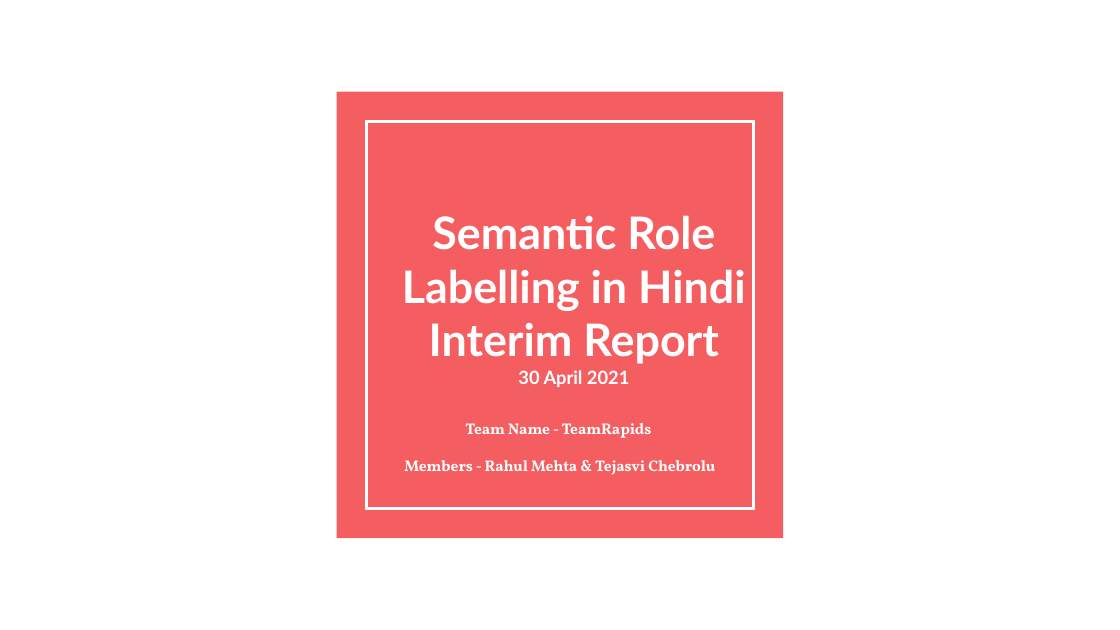
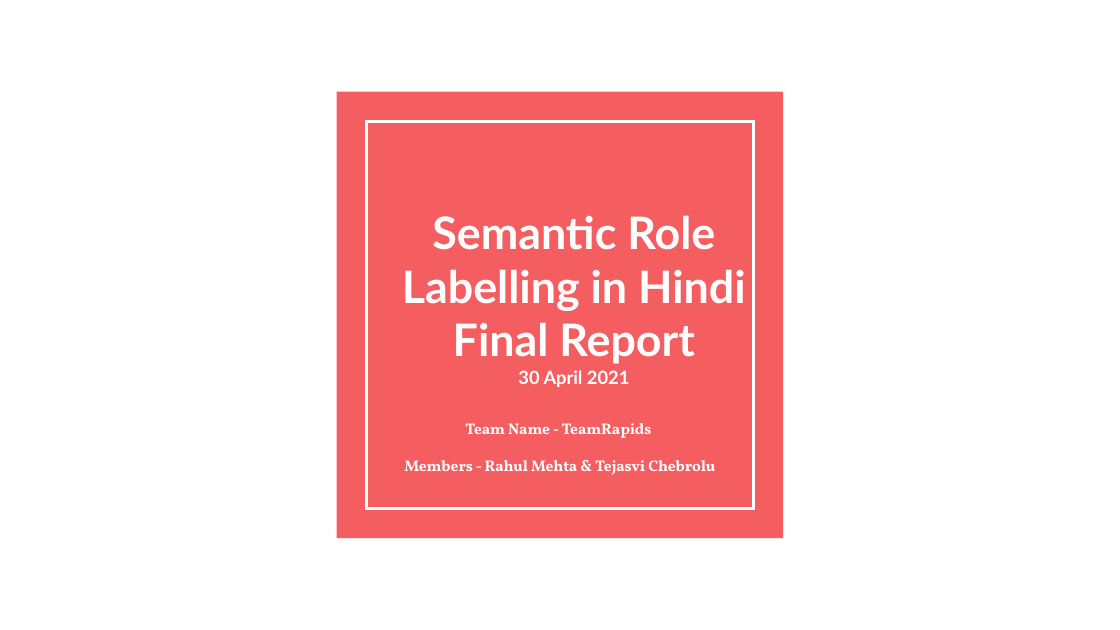
Before and after one commit to tejasvicsr1/SRL, a slide deck: slide 1 of deliverables/Semantic Role Labelling in Hindi - Final Report - TeamRapids.pptx. Drawn at 1120x630 pixels with LibreOffice and Linux fonts; fonts in the diff are those of the drawing. Boxes give left, top, right and bottom in pixels: in the first picture for what was removed or moved away, otherwise in the second. Text is boxed around its words. In the diff, an @@ line names an element or a change of style, - is before the commit and + after.

Commit message:
updated file

```diff
--- a/deliverables/Semantic Role Labelling in Hindi - Final Report - TeamRapids.pptx
+++ b/deliverables/Semantic Role Labelling in Hindi - Final Report - TeamRapids.pptx
@@ title at <box>402,215,746,364</box>: text changed @@
-Semantic Role Labelling in Hindi Interim Report
+Semantic Role Labelling in Hindi Final Report
```
